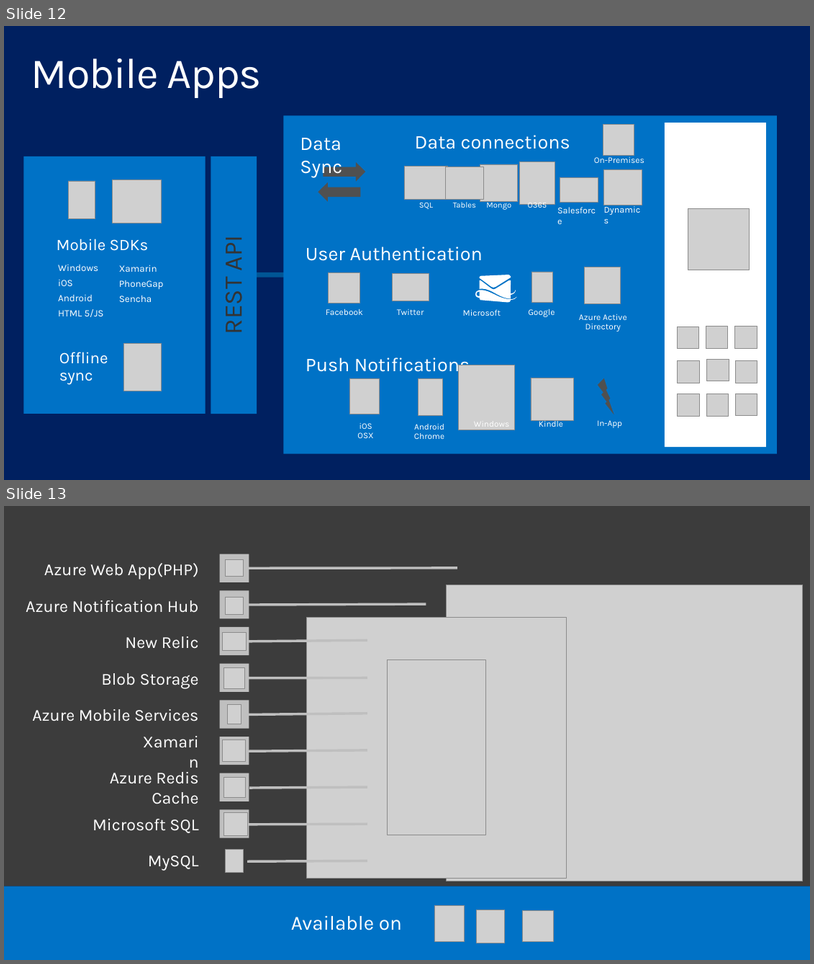
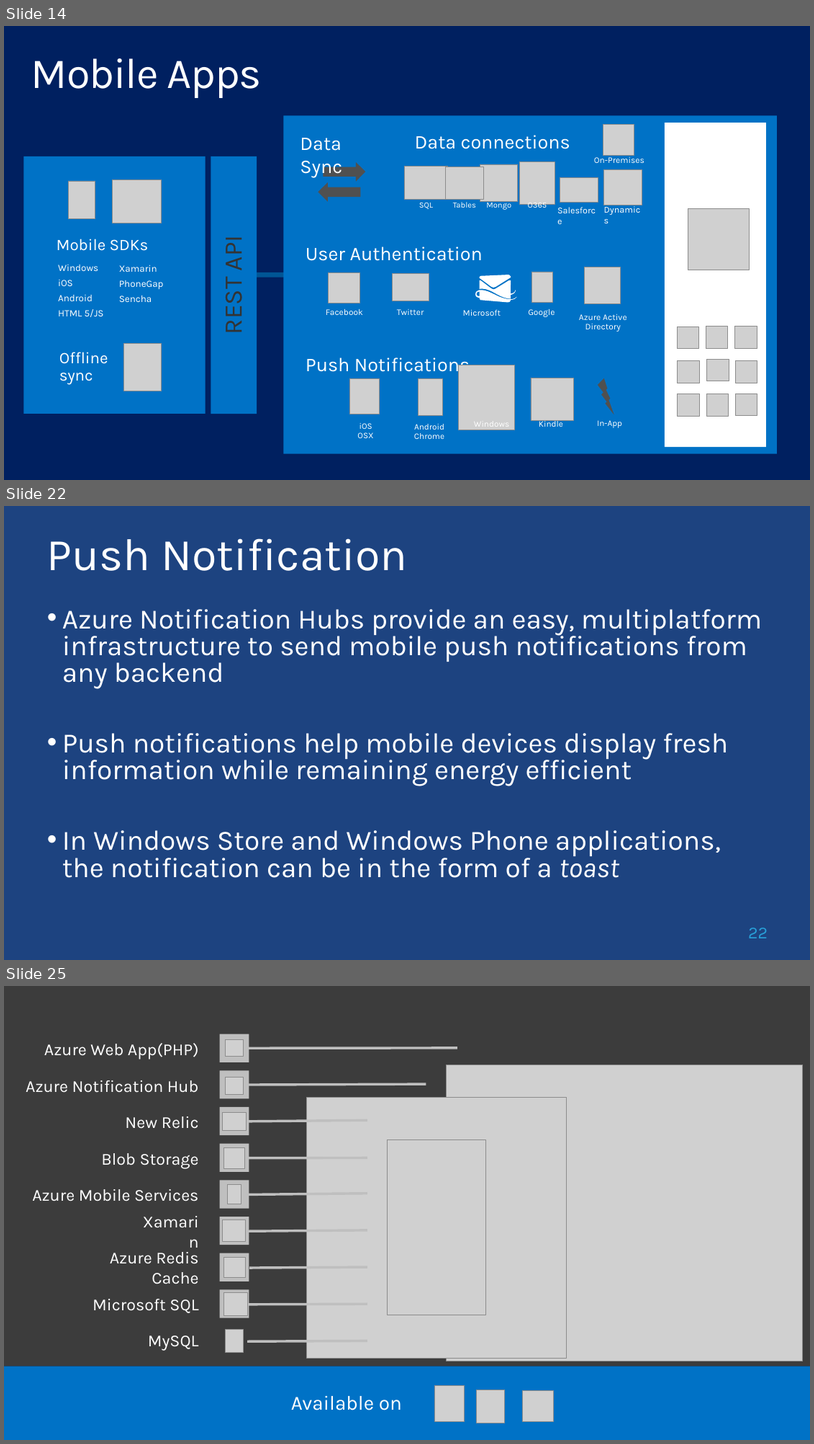
Before and after one commit to kunal-chowdhury/Public-Speakings, a slide deck: 12-Nov-2016, Microsoft Azure MVP Bootcamp/Azure App Services and Universal Windows Platform.pptx. Shown one above the other, each under a label of ours: slides 12 and 13 before the commit, slides 14, 22 and 25 after it; the slides between them are not shown. The pictures are 814x964 and 814x1444 pixels, drawn with LibreOffice and Linux fonts; fonts in the diff are those of the drawing; grey boxes stand for pictures; background and template pictures are left out. Boxes give left, top, right and bottom in pixels: in the first picture for what was removed or moved away, otherwise in the second. Text is boxed around its words. In the diff, an @@ line names an element or a change of style, - is before the commit and + after.

Commit message:
Updated slide 'Azure App Services and Universal Windows Platform' for 'Azure MVP Bootcamp'

```diff
--- a/12-Nov-2016, Microsoft Azure MVP Bootcamp/Azure App Services and Universal Windows Platform.pptx
+++ b/12-Nov-2016, Microsoft Azure MVP Bootcamp/Azure App Services and Universal Windows Platform.pptx
@@ slide 22 added at (x1=4, y1=506, x2=810, y2=960), background picture (left out) @@
@@ title added at (x1=47, y1=538, x2=408, y2=571), 55.1 pt, text #FFFFFF @@
+Push Notification
@@ text added at (x1=62, y1=609, x2=762, y2=878), 34 pt, text #FFFFFF @@
+• Azure Notification Hubs provide an easy, multiplatform infrastructure to send mobile push notifications from any backend
+• Push notifications help mobile devices display fresh information while remaining energy efficient
+• In Windows Store and Windows Phone applications, the notification can be in the form of a toast
@@ page number added at (x1=748, y1=927, x2=768, y2=938), 20.4 pt, text #289FD7 @@
+22
@@ what was slide 12 is now slide 14 @@
@@ what was slide 13 is now slide 25 @@
```
Also in this commit, not shown: 3 slides changed, 13 other slides added, 4 slides removed.
